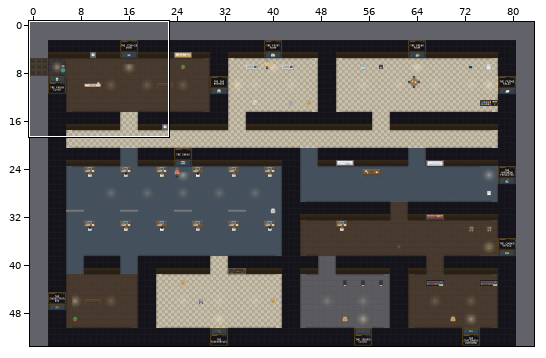
Two versions of a level (Tiled map (JSON), maps/officefloor.tmj). The picture above shows the old version from afar; the outline marks the close-up.
Close-up. As it was:
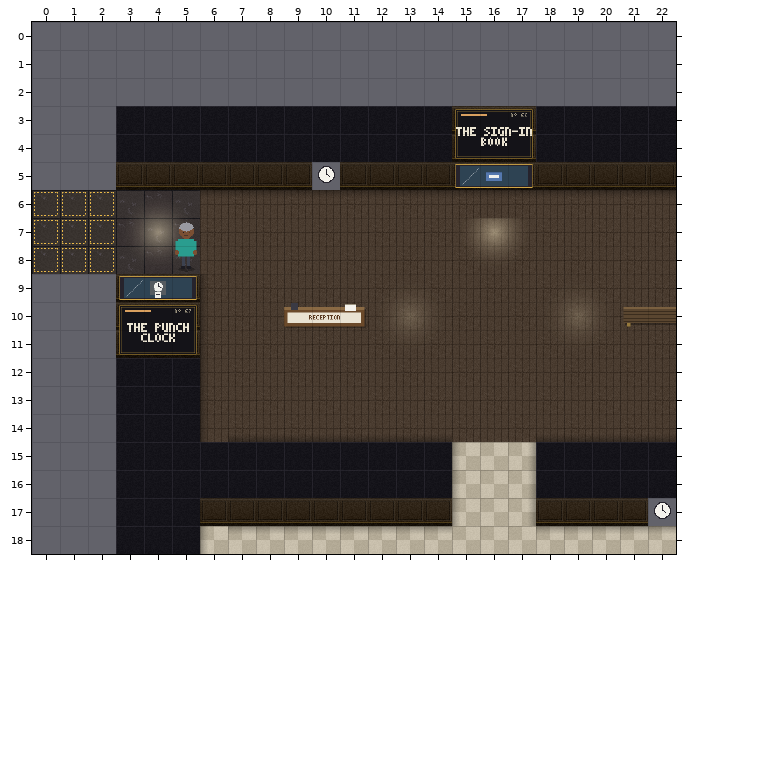
Cells are 32x32 px. Shown: x 0..22, y 0..18. The commit also changed other parts of the map, which this record leaves out.
New version:
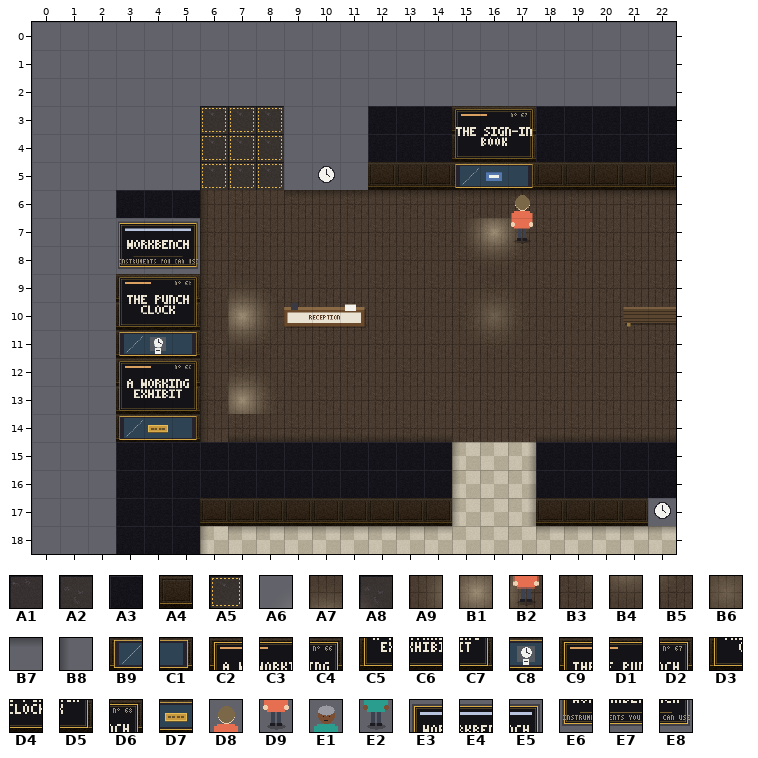
Key: from "museum": A1 34, A2 35, A3 44, A4 60, A5 62, A6 63, A7 64, A8 65, A9 66, B1 67, B2 68, B3 69, B4 70, B5 71, B6 76, B7 81, B8 90, B9 1866, C1 1868, C2 1885, C3 1886, C4 1887, C5 1888, C6 1889, C7 1890, C8 1897, C9 1899, D1 1900, D2 1901, D3 1902, D4 1903, D5 1904, D6 1941, D7 2083, D8 2290, D9 2291, E1 2302, E2 2303, E3 3449, E4 3450, E5 3451, E6 3452, E7 3453, E8 3454.
__ is an empty cell, .. an unchanged one.
See-through tiles are keyed as they look on the map.
From old to new:
--- layer "floor"
@@ x 0..8 @@
- 3 .. .. .. .. .. .. __ __ __
- 4 .. .. .. .. .. .. __ __ __
- 5 .. .. .. .. .. .. __ __ __
- 6 A5 A5 A5 A2 A1 A2 .. .. ..
- 7 A5 A5 A5 A1 A2 A1 .. .. ..
- 8 A5 A5 A5 A2 A1 A2 .. .. ..
+ 3 .. .. .. .. .. .. A5 A5 A5
+ 4 .. .. .. .. .. .. A5 A5 A5
+ 5 .. .. .. .. .. .. A5 A5 A5
+ 6 __ __ __ __ __ __ .. .. ..
+ 7 __ __ __ __ __ __ .. .. ..
+ 8 __ __ __ __ __ __ .. .. ..
--- layer "decor"
@@ x 3..19 @@
- 6 A6 A7 A8 B7 B7 B7 .. .. .. .. .. .. .. .. .. .. ..
- 7 A9 B1 B2 .. .. .. .. .. .. .. .. .. .. .. .. .. ..
- 8 B3 B4 B5 .. .. .. .. .. .. .. .. .. .. .. .. .. ..
- 9 .. .. .. .. __ .. .. .. .. .. .. .. .. .. .. .. ..
-10 .. .. .. .. __ __ .. .. .. .. B6 .. .. __ .. .. B6
-11 .. .. .. .. __ .. .. .. .. .. .. .. .. .. .. .. ..
-12 .. .. .. .. __ .. .. .. .. .. .. .. .. .. .. .. ..
-13 .. .. .. .. __ __ .. .. .. .. .. .. .. .. .. .. ..
+ 6 __ __ __ B8 __ __ .. .. .. .. .. .. .. .. .. .. ..
+ 7 __ __ __ .. .. .. .. .. .. .. .. .. .. .. .. .. ..
+ 8 __ __ __ .. .. .. .. .. .. .. .. .. .. .. .. .. ..
+ 9 .. .. .. .. A7 .. .. .. .. .. .. .. .. .. .. .. ..
+10 .. .. .. .. B1 B2 .. .. .. .. __ .. .. B6 .. .. __
+11 .. .. .. .. B4 .. .. .. .. .. .. .. .. .. .. .. ..
+12 .. .. .. .. A7 .. .. .. .. .. .. .. .. .. .. .. ..
+13 .. .. .. .. B1 B2 .. .. .. .. .. .. .. .. .. .. ..
--- layer "props"
@@ x 5..17 @@
- 6 .. .. .. .. .. .. .. .. .. .. .. .. __
- 7 E1 .. .. .. .. .. .. .. .. .. .. .. __
- 8 E2 .. .. .. .. .. .. .. .. .. .. .. ..
+ 6 .. .. .. .. .. .. .. .. .. .. .. .. D8
+ 7 __ .. .. .. .. .. .. .. .. .. .. .. D9
+ 8 __ .. .. .. .. .. .. .. .. .. .. .. ..
--- layer "walls"
@@ x 3..11 @@
- 3 A3 A3 A3 A3 A3 A3 A3 A3 A3
- 4 A3 A3 A3 A3 A3 A3 A3 A3 A3
- 5 A4 A4 A4 A4 A4 A4 A4 .. A4
- 6 __ __ __ .. .. .. .. .. ..
- 7 __ __ __ .. .. .. .. .. ..
- 8 __ __ __ .. .. .. .. .. ..
- 9 B9 C8 C1 .. .. .. .. .. ..
-10 C9 D1 D2 .. .. .. .. .. ..
-11 D3 D4 D5 .. .. .. .. .. ..
-12 A3 A3 A3 .. .. .. .. .. ..
-13 A3 A3 A3 .. .. .. .. .. ..
-14 A3 A3 A3 .. .. .. .. .. ..
+ 3 __ __ __ __ __ __ __ __ __
+ 4 __ __ __ __ __ __ __ __ __
+ 5 __ __ __ __ __ __ __ .. __
+ 6 A3 A3 A3 .. .. .. .. .. ..
+ 7 E3 E4 E5 .. .. .. .. .. ..
+ 8 E6 E7 E8 .. .. .. .. .. ..
+ 9 C9 D1 D6 .. .. .. .. .. ..
+10 D3 D4 D5 .. .. .. .. .. ..
+11 B9 C8 C1 .. .. .. .. .. ..
+12 C2 C3 C4 .. .. .. .. .. ..
+13 C5 C6 C7 .. .. .. .. .. ..
+14 B9 D7 C1 .. .. .. .. .. ..
Boxes around the changes in both close-ups, in picture pixels (x1, y1, x2, y2):
changed: (32, 106, 368, 442)
added: (511, 195, 533, 244)
removed: (396, 302, 424, 330)
added: (480, 302, 508, 330)
removed: (564, 302, 592, 330)
